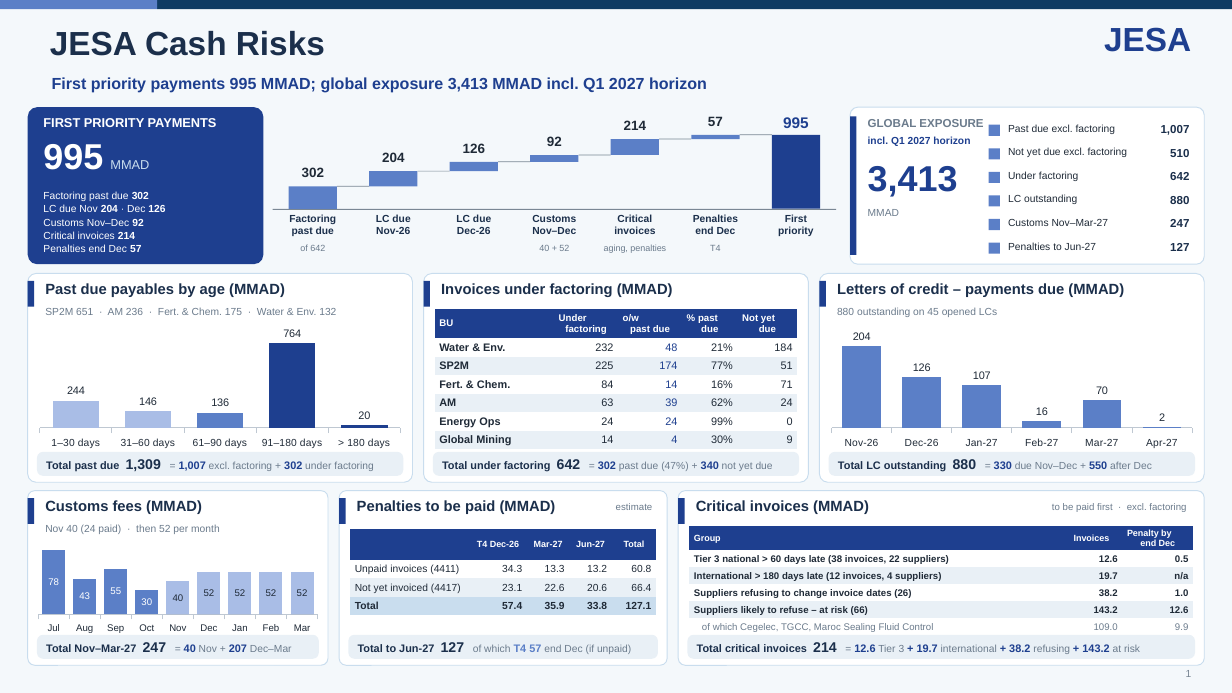
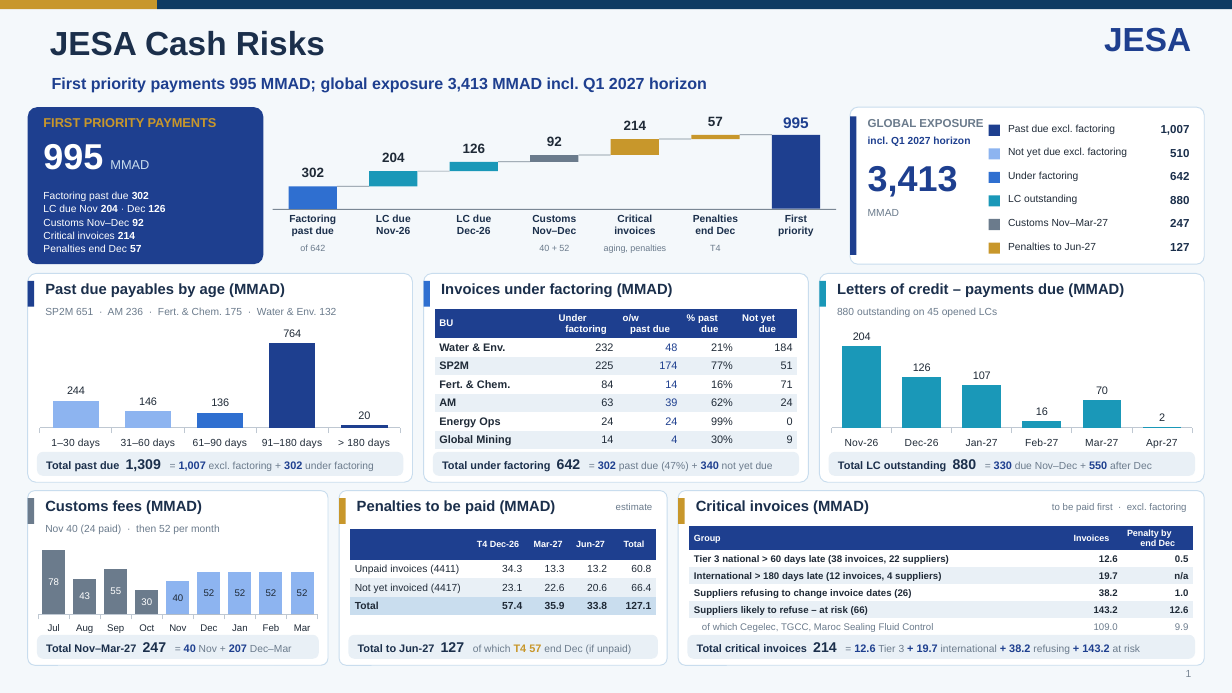
Before and after one commit to cherkaouihassan-art/Skills-Repo, a slide deck: slide 1 of weekly-ar-cash-deck/output/JESA_Cash_Risks_Nov_W4_2026-11-25.pptx. Drawn at 1232x693 pixels with LibreOffice and Linux fonts; fonts in the diff are those of the drawing. Boxes give left, top, right and bottom in pixels: in the first picture for what was removed or moved away, otherwise in the second. Text is boxed around its words. In the diff, an @@ line names an element or a change of style, - is before the commit and + after.

```diff
--- a/weekly-ar-cash-deck/output/JESA_Cash_Risks_Nov_W4_2026-11-25.pptx
+++ b/weekly-ar-cash-deck/output/JESA_Cash_Risks_Nov_W4_2026-11-25.pptx
@@ text "FIRST PRIORITY PAYMENTS" at (x1=43, y1=118, x2=217, y2=127): text colour #FFFFFF to #C8972B @@
@@ rectangle at (x1=989, y1=125, x2=1000, y2=136): fill #5B7FC7 to #1E3F8F @@
@@ rectangle at (x1=989, y1=148, x2=1000, y2=159): fill #5B7FC7 to #8DB4F0 @@
@@ rectangle at (x1=531, y1=155, x2=579, y2=162): fill #5B7FC7 to #6B7B8C @@
@@ rectangle at (x1=989, y1=172, x2=1000, y2=183): fill #5B7FC7 to #2F6FD0 @@
@@ rectangle at (x1=288, y1=187, x2=336, y2=209): fill #5B7FC7 to #2F6FD0 @@
@@ fill #5B7FC7 to #1A98B8 in 3 elements at (x1=370, y1=171, x2=418, y2=186), (x1=450, y1=162, x2=498, y2=171), (x1=989, y1=195, x2=1000, y2=206) @@
@@ rectangle at (x1=989, y1=219, x2=1000, y2=230): fill #5B7FC7 to #6B7B8C @@
@@ fill #5B7FC7 to #C8972B in 4 elements at (x1=0, y1=0, x2=157, y2=9), (x1=611, y1=140, x2=659, y2=155), (x1=691, y1=135, x2=739, y2=140), (x1=989, y1=242, x2=1000, y2=253) @@
@@ rectangle at (x1=423, y1=281, x2=430, y2=307): fill #1E3F8F to #2F6FD0 @@
@@ rectangle at (x1=820, y1=281, x2=826, y2=307): fill #1E3F8F to #1A98B8 @@
@@ column chart at (x1=32, y1=325, x2=408, y2=451) @@
@@ colours of single points changed @@
@@ column chart at (x1=824, y1=325, x2=1200, y2=451) @@
@@ colour of Series 1 #5B7FC7 to #1A98B8 @@
@@ rectangle at (x1=28, y1=498, x2=34, y2=524): fill #1E3F8F to #6B7B8C @@
@@ rectangle at (x1=339, y1=498, x2=346, y2=524): fill #1E3F8F to #C8972B @@
@@ rectangle at (x1=678, y1=498, x2=685, y2=524): fill #1E3F8F to #C8972B @@
@@ column stacked chart at (x1=32, y1=539, x2=323, y2=636) @@
@@ colour of Series 1 #5B7FC7 to #6B7B8C @@
@@ colour of Series 2 #A9BDE6 to #8DB4F0 @@
@@ text "Total to Jun-27 127 of ..." at (x1=358, y1=642, x2=631, y2=654): text colour #5B7FC7 to #C8972B in "T4 57" @@
```
Also in this commit, not shown: 3 other files.
